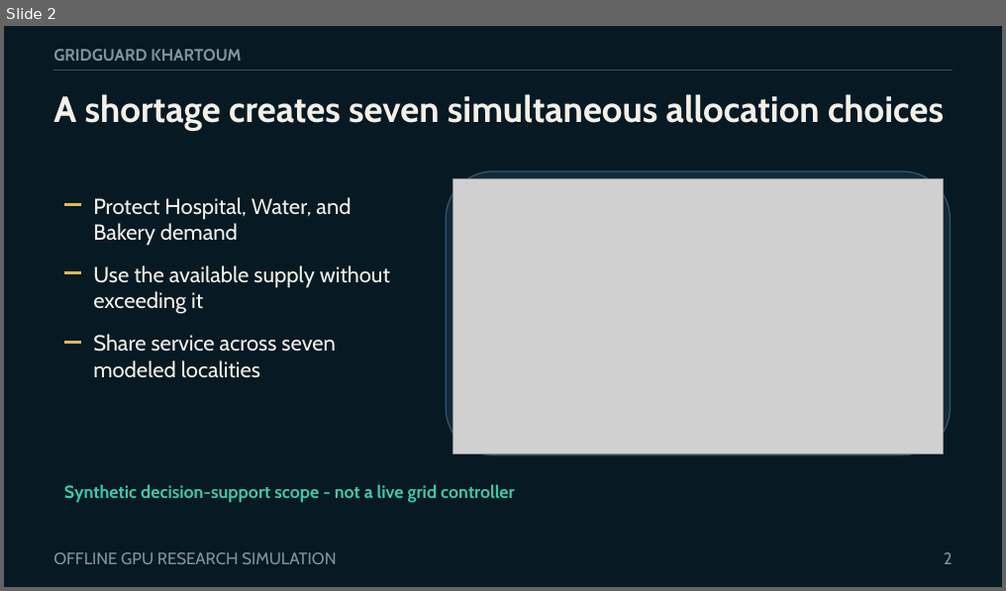
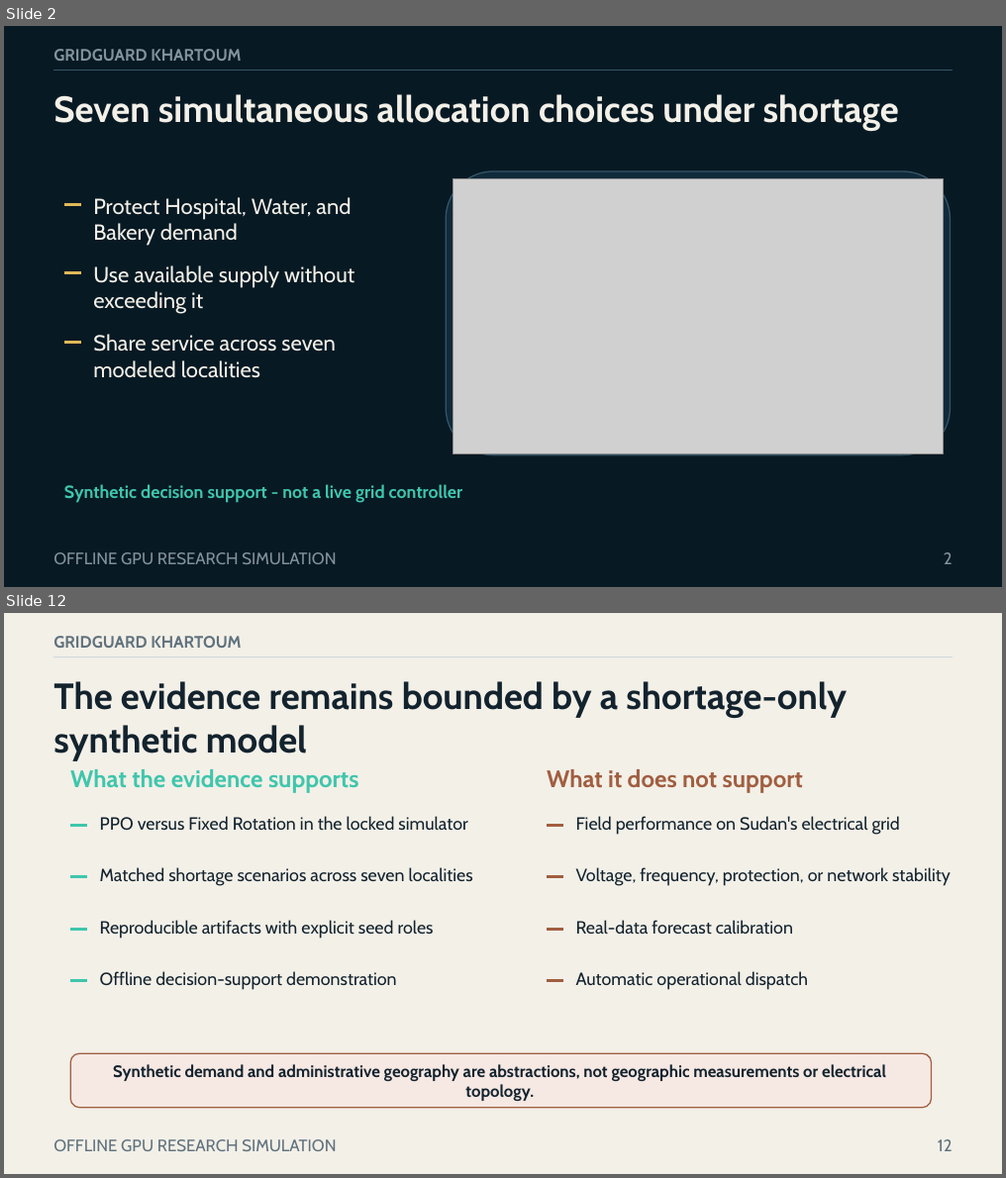
Before and after one commit to boomout2012-afk/gridguard-khartoum, a slide deck: output/presentation/gridguard-khartoum-defense.pptx. Shown one above the other, each under a label of ours: slide 2 before the commit, slides 2 and 12 after it; the slides between them are not shown. The pictures are 1006x591 and 1006x1178 pixels, drawn with LibreOffice and Linux fonts; fonts in the diff are those of the drawing; grey boxes stand for pictures. Boxes give left, top, right and bottom in pixels: in the first picture for what was removed or moved away, otherwise in the second. Text is boxed around its words. In the diff, an @@ line names an element or a change of style, - is before the commit and + after.

```diff
--- a/output/presentation/gridguard-khartoum-defense.pptx
+++ b/output/presentation/gridguard-khartoum-defense.pptx
@@ slide 12 added at <box>4,613,1002,1174</box>, background #F3F0E8 @@
@@ text added at <box>54,636,241,648</box>, 16 pt, text #60727D, bold @@
+GRIDGUARD KHARTOUM
@@ line added from (54, 657) to (952, 657), #CFD8DC 0.8 pt @@
@@ text added at <box>54,681,846,761</box>, 35 pt, text #13232E, bold @@
+The evidence remains bounded by a shortage-only synthetic model
@@ text added at <box>70,769,358,793</box>, 23 pt, text #3FC6AC, bold @@
+What the evidence supports
@@ text added at <box>547,769,803,793</box>, 23 pt, text #A15E40, bold @@
+What it does not support
@@ text added at <box>100,816,467,831</box>, 17 pt, text #13232E @@
+PPO versus Fixed Rotation in the locked simulator
@@ text added at <box>576,816,900,835</box>, 17 pt, text #13232E @@
+Field performance on Sudan's electrical grid
@@ line added from (70, 825) to (87, 825), #3FC6AC 3 pt @@
@@ line added from (547, 825) to (563, 825), #A15E40 3 pt @@
@@ line added from (70, 877) to (87, 877), #3FC6AC 3 pt @@
@@ text added at <box>100,867,473,886</box>, 17 pt, text #13232E @@
+Matched shortage scenarios across seven localities
@@ line added from (547, 877) to (563, 877), #A15E40 3 pt @@
@@ text added at <box>576,867,950,886</box>, 17 pt, text #13232E @@
+Voltage, frequency, protection, or network stability
@@ line added from (70, 929) to (87, 929), #3FC6AC 3 pt @@
@@ text added at <box>100,920,434,939</box>, 17 pt, text #13232E @@
+Reproducible artifacts with explicit seed roles
@@ line added from (547, 929) to (563, 929), #A15E40 3 pt @@
@@ text added at <box>576,920,793,935</box>, 17 pt, text #13232E @@
+Real-data forecast calibration
@@ line added from (70, 981) to (87, 981), #3FC6AC 3 pt @@
@@ text added at <box>100,971,397,990</box>, 17 pt, text #13232E @@
+Offline decision-support demonstration
@@ line added from (547, 981) to (563, 981), #A15E40 3 pt @@
@@ text added at <box>576,971,808,990</box>, 17 pt, text #13232E @@
+Automatic operational dispatch
@@ rounded rectangle added at <box>70,1054,932,1108</box>, fill #F6E8E3, outline #A15E40 1.2 pt @@
@@ text added at <box>113,1064,886,1101</box>, 16 pt, text #13232E, bold @@
+Synthetic demand and administrative geography are abstractions, not geographic measurements or electrical topology.
@@ text added at <box>54,1140,336,1152</box>, 16 pt, text #60727D @@
+OFFLINE GPU RESEARCH SIMULATION
@@ text added at <box>938,1140,952,1152</box>, 16 pt, text #60727D @@
+12
@@ slide 2 changed as well @@
@@ text at <box>54,94,899,131</box>: text changed @@
-A shortage creates seven simultaneous allocation choices
+Seven simultaneous allocation choices under shortage
@@ text at <box>93,266,354,314</box>: text changed @@
-Use the available supply without exceeding it
+Use available supply without exceeding it
@@ text at <box>64,484,463,503</box>: text changed @@
-Synthetic decision-support scope - not a live grid controller
+Synthetic decision support - not a live grid controller
```
Also in this commit, not shown: 5 other slides changed, 6 other slides added, 6 slides removed, 2 other files.
